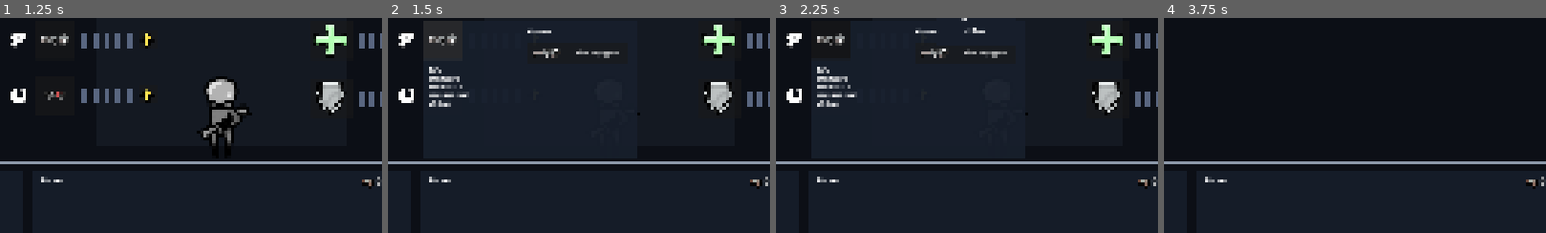
Above: before the commit, frames 1-4 (left to right).
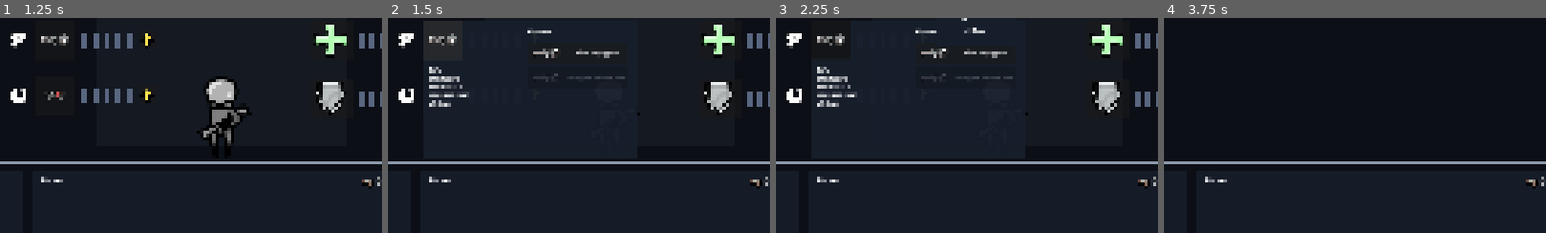
Above: after the commit, the same moments.

Repository: Syntinulls/Magnetide
Game: Godot game, scene res://_project/app/app_root.tscn
Same seed, same stepped clock (60 frames per second), same inputs: the game is played once before the commit and once after it. The engine's default icon, where the game draws it, is replaced by a stand-in: a white triangle on a blue panel in a dark square.
Inputs (mouse positions are % of the whole screen's width and height, from its top left):
- Up to frame 1 (1.25 s): click "New Game" at 0.5 s
- Up to frame 2 (1.5 s): click (28, 28) at 1.25 s
- Up to frame 3 (2.25 s): click (40, 28) at 2.02 s
- Up to frame 4 (3.75 s): click (64, 28) at 2.77 s; click "SHIP" at 3.5 s
The pictures show only the part of the screen within x 21-71%, y 23-73%; the shares and areas given below are measured in that part.

Frame 1 is identical in both runs. In frame 2, 0.2% of the frame differs, in the area x 38-62%, y 25-30%; in frame 3, 0.2%; in frame 4, nothing differs.

Commit message:
feat: Add shotgun weapon with firing behavior and integrate into player shooting mechanics

Diff:
--- a/_project/app/screens/station_screen.tscn
+++ b/_project/app/screens/station_screen.tscn
@@ -15,12 +15,21 @@
 [ext_resource type="Script" uid="uid://poj3ou2ycfhc" path="res://_project/player/equipment/equipment_catalog_entry.gd" id="11_equipment_catalog_entry"]
 [ext_resource type="Texture2D" uid="uid://ckv7pe6aescgu" path="res://_project/ui/sprites/ui_icon_ship.png" id="12_4e5bg"]
 [ext_resource type="Resource" uid="uid://c3i6j83w7ausi" path="res://_project/player/equipment/rifle/rifle.tres" id="12_rifle_data"]
+[ext_resource type="Resource" path="res://_project/player/equipment/shotgun/shotgun.tres" id="13_shotgun_data"]
 [ext_resource type="Texture2D" uid="uid://cvla5c34oom08" path="res://_project/ui/sprites/ui_icon_player.png" id="14_h7pqf"]
 [ext_resource type="Texture2D" uid="uid://bcsnxpib7wd3f" path="res://_project/ui/sprites/scrap_metal.png" id="16_pln3h"]
 
 [sub_resource type="Resource" id="Resource_station_weapon_rifle"]
 script = ExtResource("11_equipment_catalog_entry")
 equipment_data = ExtResource("12_rifle_data")
+
+[sub_resource type="Resource" id="Resource_station_weapon_shotgun"]
+script = ExtResource("11_equipment_catalog_entry")
+equipment_data = ExtResource("13_shotgun_data")
+locked = true
+research_unlock_id = &"weapon_shotgun"
+research_unlock_order = 10
+research_point_cost = 1
 
 [node name="StationScreen" type="Control" unique_id=117853204]
 layout_mode = 3
@@ -30,7 +39,7 @@
 grow_horizontal = 2
 grow_vertical = 2
 script = ExtResource("1_script")
-weapon_catalog = Array[Resource]([SubResource("Resource_station_weapon_rifle")])
+weapon_catalog = Array[Resource]([SubResource("Resource_station_weapon_rifle"), SubResource("Resource_station_weapon_shotgun")])
 
 [node name="Backdrop" type="ColorRect" parent="." unique_id=1722779487]
 layout_mode = 1
--- /dev/null
+++ b/_project/player/equipment/shotgun/shotgun.tres
@@ -0,0 +1,28 @@
+[gd_resource type="Resource" script_class="WeaponData" format=3]
+
+[ext_resource type="Script" uid="uid://dswvbat8qx1i4" path="res://_project/player/equipment/weapon_data.gd" id="1_weapon_data"]
+[ext_resource type="Script" path="res://_project/player/equipment/shotgun/shotgun_fire_behavior.gd" id="2_fire_behavior"]
+[ext_resource type="Texture2D" uid="uid://3bx0akmn8eib" path="res://_project/player/equipment/rifle/bullet_1.png" id="3_bullet"]
+[ext_resource type="Texture2D" uid="uid://brxpe4qiqvo" path="res://_project/ui/sprites/ui_player_itemslot_rifle.png" id="4_hotbar"]
+[ext_resource type="Texture2D" uid="uid://dk3riqmmjuxp7" path="res://_project/player/equipment/rifle/player_item_rifle.png" id="5_weapon"]
+
+[sub_resource type="Resource" id="Resource_shotgun_fire_behavior"]
+script = ExtResource("2_fire_behavior")
+pellet_count = 3
+cone_degrees = 24.0
+
+[resource]
+script = ExtResource("1_weapon_data")
+damage = 7.0
+fire_rate = 1.0
+bullet_speed = 1550.0
+weapon_sprite = ExtResource("5_weapon")
+bullet_sprite = ExtResource("3_bullet")
+fire_behavior = SubResource("Resource_shotgun_fire_behavior")
+weapon_rotation = 0.0
+muzzle_position = Vector2(-62.897224, -5.8358216)
+display_name = "Shotgun"
+hotbar_icon = ExtResource("4_hotbar")
+muzzle_effect_type = 2
+muzzle_effect_offset = Vector2(5, 0)
+metadata/_custom_type_script = "uid://dswvbat8qx1i4"
--- /dev/null
+++ b/_project/player/equipment/shotgun/shotgun_fire_behavior.gd
@@ -0,0 +1,28 @@
+extends "res://_project/player/equipment/weapon_fire_behavior.gd"
+class_name ShotgunFireBehavior
+
+@export var pellet_count: int = 3:
+	set(value):
+		pellet_count = maxi(value, 1)
+@export_range(0.0, 90.0, 1.0, "degrees") var cone_degrees: float = 24.0
+
+
+func fire(player: Node, weapon_data: Resource) -> void:
+	if player == null:
+		return
+	if not player.has_method("get_weapon_aim_direction"):
+		return
+	if not player.has_method("fire_weapon_projectile"):
+		return
+
+	var center_direction: Vector2 = player.call("get_weapon_aim_direction")
+	var count := maxi(pellet_count, 1)
+	if count == 1:
+		player.call("fire_weapon_projectile", center_direction, weapon_data)
+		return
+
+	var cone_radians := deg_to_rad(maxf(cone_degrees, 0.0))
+	for index in range(count):
+		var spread_t := float(index) / float(count - 1)
+		var angle := lerpf(-cone_radians * 0.5, cone_radians * 0.5, spread_t)
+		player.call("fire_weapon_projectile", center_direction.rotated(angle), weapon_data)
--- a/_project/player/equipment/weapon_data.gd
+++ b/_project/player/equipment/weapon_data.gd
@@ -5,6 +5,7 @@
 @export var bullet_speed: float = 1800.0
 @export var weapon_sprite: Texture2D
 @export var bullet_sprite: Texture2D
+@export var fire_behavior: Resource = null
 
 @export_group("Positioning")
 @export var weapon_offset: Vector2 = Vector2(-15.125, 0.0)
--- /dev/null
+++ b/_project/player/equipment/weapon_fire_behavior.gd
@@ -0,0 +1,14 @@
+extends Resource
+class_name WeaponFireBehavior
+
+
+func fire(player: Node, weapon_data: Resource) -> void:
+	if player == null:
+		return
+	if not player.has_method("get_weapon_aim_direction"):
+		return
+	if not player.has_method("fire_weapon_projectile"):
+		return
+
+	var aim_direction: Vector2 = player.call("get_weapon_aim_direction")
+	player.call("fire_weapon_projectile", aim_direction, weapon_data)
--- a/_project/player/player.gd
+++ b/_project/player/player.gd
@@ -415,20 +415,46 @@
 	var wpn := current_weapon_data
 	if not wpn:
 		return
-	_fire_cooldown = 1.0 / wpn.fire_rate
+	_fire_cooldown = 1.0 / maxf(wpn.fire_rate, 0.01)
 	if muzzle_effect:
 		muzzle_effect.play_effect(_get_current_muzzle_effect_type())
 	_play_machine_gun_shoot_sfx()
-	var bullet := BulletScene.instantiate()
+	if wpn.fire_behavior and wpn.fire_behavior.has_method("fire"):
+		wpn.fire_behavior.fire(self, wpn)
+	else:
+		fire_weapon_projectile(get_weapon_aim_direction(), wpn)
+
+
+func get_weapon_aim_direction() -> Vector2:
+	var aim_direction := get_global_mouse_position() - global_position
+	if aim_direction.length_squared() <= 0.0001:
+		aim_direction = Vector2.RIGHT * (-_facing_mult())
+	return aim_direction.normalized()
+
+
+func fire_weapon_projectile(direction: Vector2, weapon_data: WeaponData) -> Node2D:
+	if weapon_data == null:
+		return null
+	var bullet := BulletScene.instantiate() as Node2D
+	if bullet == null:
+		return null
 	bullet.global_position = muzzle.global_position
-	bullet.direction = (get_global_mouse_position() - global_position).normalized()
-	bullet.damage = wpn.damage
-	bullet.speed = wpn.bullet_speed
-	if wpn.bullet_sprite:
-		bullet.get_node("Sprite2D").texture = wpn.bullet_sprite
+	var bullet_direction := direction.normalized()
+	if bullet_direction.length_squared() <= 0.0001:
+		bullet_direction = get_weapon_aim_direction()
+	bullet.set("direction", bullet_direction)
+	bullet.set("damage", weapon_data.damage)
+	bullet.set("speed", weapon_data.bullet_speed)
+	if weapon_data.bullet_sprite:
+		var sprite := bullet.get_node_or_null("Sprite2D") as Sprite2D
+		if sprite:
+			sprite.texture = weapon_data.bullet_sprite
 	var world_root := Magnetide.world_root
 	if world_root:
 		world_root.add_child(bullet)
+		return bullet
+	bullet.queue_free()
+	return null
 
 
 func _play_machine_gun_shoot_sfx() -> void:
Not shown, added: _project/player/equipment/shotgun/shotgun_fire_behavior.gd.uid
Not shown, added: _project/player/equipment/weapon_fire_behavior.gd.uid
